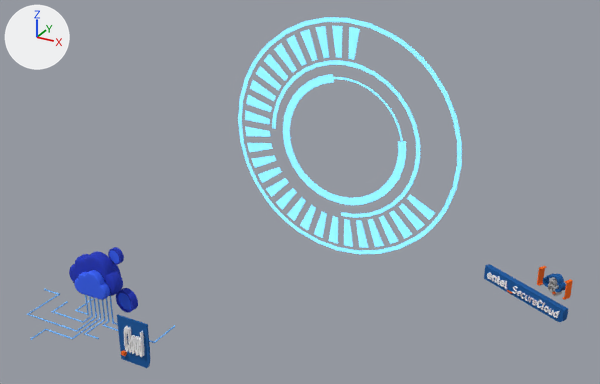
What one commit did to the glTF model asdasd/COMP6.gltf.
One viewpoint serves both versions: a 50 mm camera at (23.7, -49.2, 20.1) aimed at (3.1, -11.9, 1.4). The lights are fixed; the arrows at upper left show +X, +Y and +Z. Both versions are drawn at frame 574 of the action 'Anim_0'; the numbers are the values there.

The older version as bpy lines, for what is in view:
```python
me_object_10 = bpy.data.meshes.new('object_10')
me_object_10.from_pydata(...)  # 1848 vertices, 1736 faces; spans x -7.1..8.0, y -8.0..8.0, z 0.0
me_object_10.materials.append(mat_emisivo)
me_object_9_001 = bpy.data.meshes.new('object_9.001')
me_object_9_001.from_pydata(...)  # 660 vertices, 1108 faces; spans x -2.36..2.25, y -3.51..1.86, z 7.17..8.0
me_object_9_001.materials.append(mat_tech_blue_001)  # picture img_techbl_1_png
ob_empty = bpy.data.objects.new('Empty', None)
ob_empty.location = (0.0, -38.12, 0.0)
ob_object_10 = bpy.data.objects.new('object_10', me_object_10)
ob_object_10.location = (0.0, 0.0, 0.0)
ob_object_10.rotation_euler = (-1.571, -3.14, 0.0)  # degrees (-90, -180, 0)
ob_object_9_001 = bpy.data.objects.new('object_9.001', me_object_9_001)
ob_object_9_001.parent = ob_empty
ob_object_9_001.location = (-0.345, 19.45, 0.0)
ob_object_9_001.rotation_euler = (1.571, 0.0, 3.046)  # degrees (90, 0, 175)
ob_object_9_001.scale = (-0.597, -0.597, -0.597)
# also in view: 'object_5' at (1.7, -25.0, -1.4); 'object_59' at (0.0, 0.0, 0.0); 'object_1' at (0.0, 0.0, 0.0); 'object_6.001' at (13.5, 0.4, -7.5); 'object_15' at (-1.8, -24.5, 0.0)
```
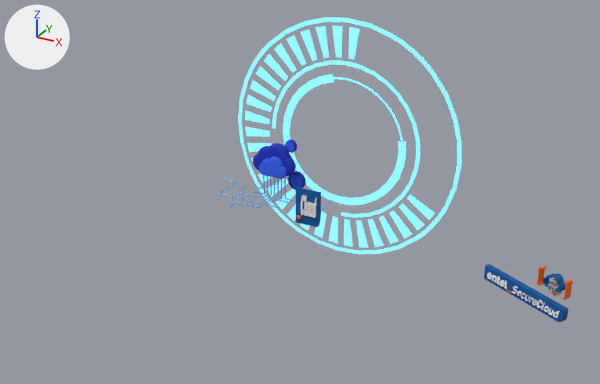
ob_empty is not drawn itself; it is the parent of ob_object_15, ob_object_16, ob_object_5, ob_object_9_001.

Where the change shows, as pixel boxes (x1, y1, x2, y2) in the pictures (600 x 384 px):
'object_15', moved: before (27, 251, 175, 343); after (218, 143, 333, 210)
'object_5', moved: before (117, 315, 150, 368); after (296, 187, 321, 227)
'object_9.001', moved: before (108, 247, 138, 313); after (285, 140, 306, 190)

Diff of the bpy script that builds the scene:
```diff
--- a/asdasd/COMP6.gltf.py
+++ b/asdasd/COMP6.gltf.py
@@ ob_empty @@
 ob_empty = bpy.data.objects.new('Empty', None)
-ob_empty.location = (0.0, -38.12, 0.0)
+ob_empty.location = (0.0, -21.45, 0.0)
```
